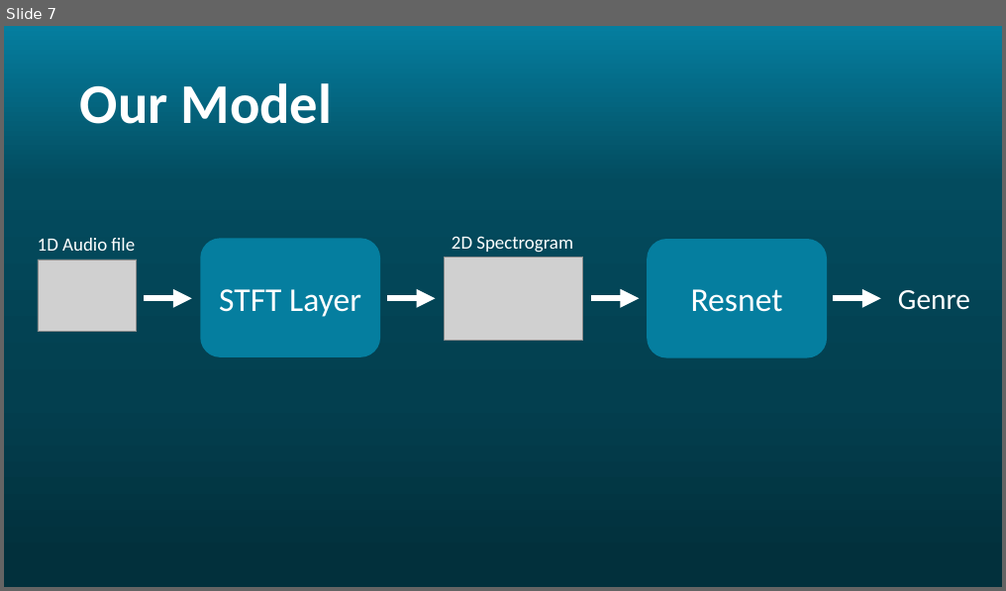
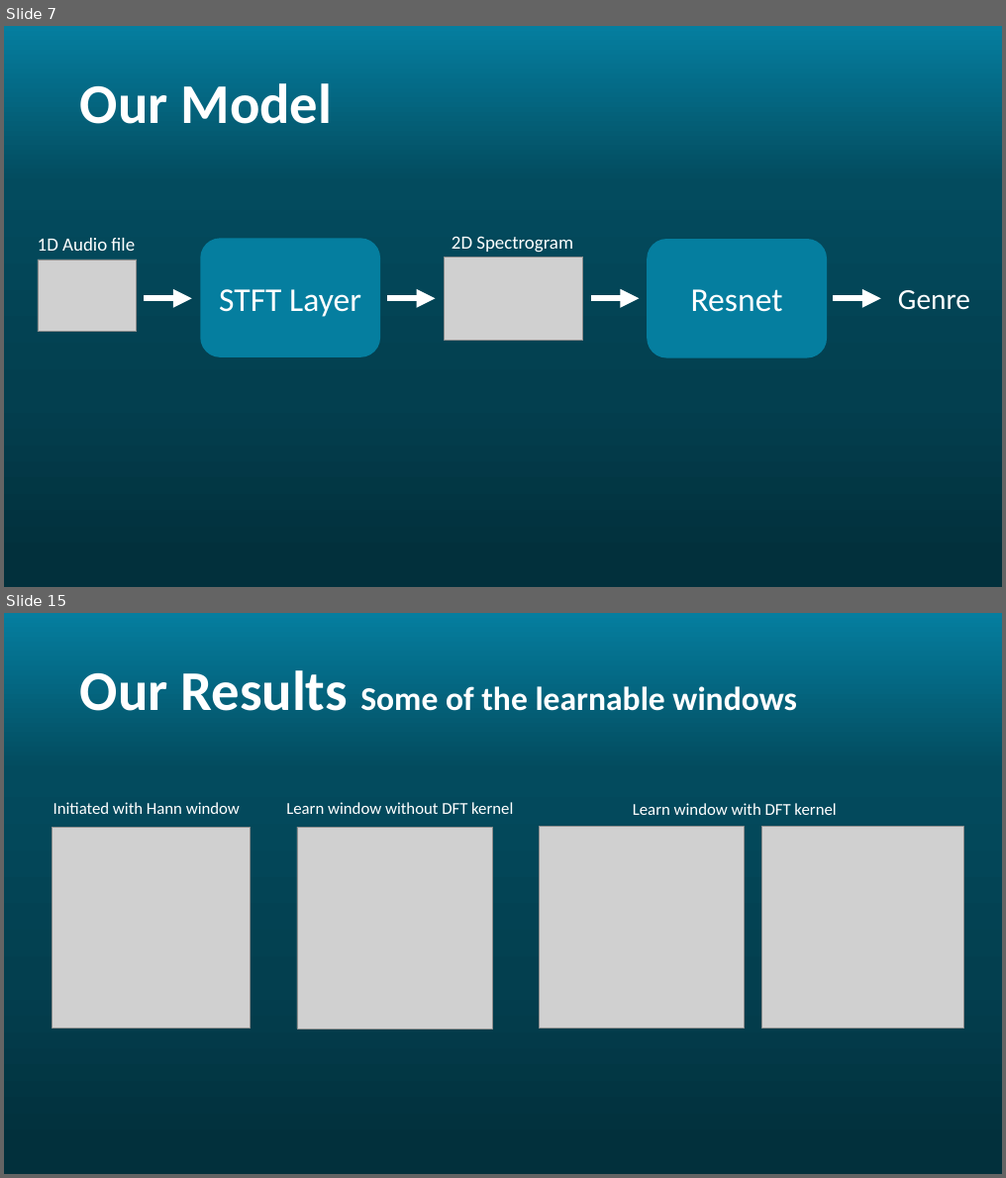
Before and after one commit to Rotem-and-Noam/Ada-STFT, a slide deck: images/AdaSTFT.pptx. Shown one above the other, each under a label of ours: slide 7 before the commit, slides 7 and 15 after it; the slides between them are not shown. The pictures are 1006x591 and 1006x1178 pixels, drawn with LibreOffice and Linux fonts; fonts in the diff are those of the drawing; grey boxes stand for pictures; background and template pictures are left out. Boxes give left, top, right and bottom in pixels: in the first picture for what was removed or moved away, otherwise in the second. Text is boxed around its words. In the diff, an @@ line names an element or a change of style, - is before the commit and + after.

Commit message:
adding images

```diff
--- a/images/AdaSTFT.pptx
+++ b/images/AdaSTFT.pptx
@@ slide 15 added at (x1=4, y1=613, x2=1002, y2=1174), background gradient #057E9F to #034B5E to #033F50 to #02303C @@
@@ title added at (x1=80, y1=670, x2=797, y2=711), 32 pt, text #FFFFFF, bold @@
+Our Results Some of the learnable windows
@@ text added at (x1=54, y1=802, x2=240, y2=814), 16 pt, text #FFFFFF @@
+Initiated with Hann window
@@ text added at (x1=286, y1=802, x2=513, y2=814), 16 pt, text #FFFFFF @@
+Learn window without DFT kernel
@@ text added at (x1=633, y1=803, x2=836, y2=815), 16 pt, text #FFFFFF @@
+Learn window with DFT kernel
@@ picture added at (x1=52, y1=827, x2=250, y2=1029) @@
@@ picture added at (x1=297, y1=827, x2=493, y2=1029) @@
@@ picture added at (x1=540, y1=827, x2=744, y2=1029) @@
@@ picture added at (x1=762, y1=827, x2=964, y2=1029) @@
```
Also in this commit, not shown: 3 slides changed, 6 other slides added.
